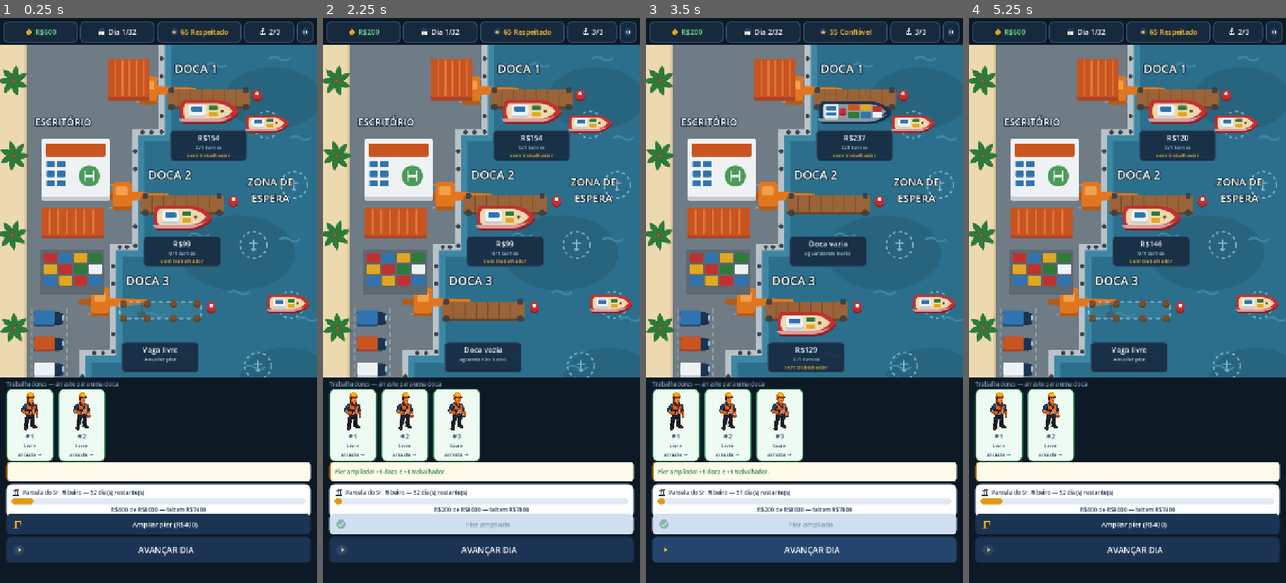
Above: before the commit, frames 1-4 (left to right).
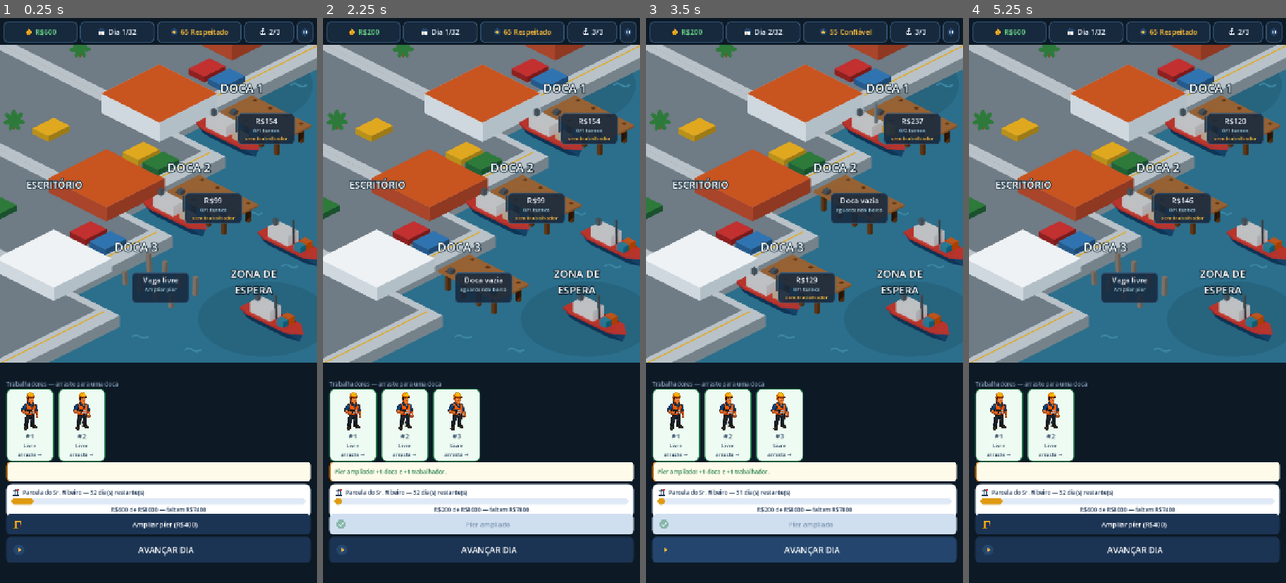
Above: after the commit, the same moments.

Repository: Brunoleon98/br-port
Game: Godot game, scene res://scenes/Main.tscn
Two runs of this game, one before a commit and one after it. Both use one fixed random seed, a clock stepped at 60 frames per second and the inputs below.
Inputs (mouse positions are in pixels of both pictures, inside the frame that each line leads up to):
- Up to frame 1 (0.25 s): no input
- Up to frame 2 (2.25 s): click "Ampliar píer (R$400)" at 0.5 s; click "AVANÇAR DIA" at 1.25 s; click "Comprar" at 2 s
- Up to frame 3 (3.5 s): click "AVANÇAR DIA" at 2.75 s
- Up to frame 4 (5.25 s): click "AVANÇAR DIA" at 3.5 s; click (1273, 29) at 4.25 s; click "Novo jogo (apaga progresso)" at 5 s

The runs differ from the first frame. In frame 1, 39% of the frame differs, in the area x 0-100%, y 4-64%; in frame 2, 40%; in frame 3, 40%; in frame 4, 39%.

Commit message:
Put the isometric port on screen
The art direction has been isometric since the 28th, but the game kept running
flat top-down because the sprites to migrate with did not exist: every batch
came back lying down, and on an isometric plane neither ground axis is
horizontal — both sit at 26.57° — so a boat drawn flat crosses the pier it is
moored to. Now the props come out of a script whose camera cannot be at the
wrong angle, so the migration has something to stand on.

Main.tscn draws porto_mapa_iso.svg with the pier, boat and scenery props
placed over it. GameState is untouched and all 33 assertions still pass; the
upgrade still lights the third berth, which was checked on a running build
rather than inferred.

Three things the migration turned up, all of them recorded in the briefing
because the next person will hit them again:

The map had the piers baked into it. What changes state during play cannot
live in the background, so gerar_mapa_iso.py grew --sem-pieres and the game's
map is generated without them; the three berths are props laid on top.

Height needed converting. The map treats height as free pixels — ALT_PIER is
15, ALT_CAIS is 26 — while Blender projects for real, where one unit of height
is 36.74 pixels. Rendering a pier without reconciling that puts it two and a
half times taller than the quay beside it, so the props now take their heights
in map pixels and convert in one place.

The berths are 180 pixels apart and a pier is about 155 tall, so pier and info
chip cannot stack. Water runs out at the screen edge on the first berth, and
the land to the left is where the buildings are, so the chip went onto the deck
instead, smaller, with the planking and piles left showing around it. The berth
also had to grow leftward to cover the moored boat, which is the obvious place
to drop a worker.

Co-Authored-By: Claude Opus 5 <noreply@anthropic.com>
Claude-Session: https://claude.ai/code/session_019u5RZ3eUcPEomcNVMuzr8K

Diff:
--- a/brport_vs/art/porto_mapa_iso.svg
+++ b/brport_vs/art/porto_mapa_iso.svg
@@ -35,48 +35,6 @@
   <polygon points="-508.0,222.0 272.0,612.0 -28.0,762.0 -808.0,372.0" fill="#b9c2c8"/>
   <polygon points="-523.0,229.5 218.0,600.0 -52.0,735.0 -793.0,364.5" fill="#6f7b85"/>
   <path d="M236.0,603.0 L-46.0,744.0" stroke="#e0a81f" stroke-width="2.5" fill="none"/>
-  <polygon points="707.0,180.5 635.0,216.5 635.0,231.5 707.0,195.5" fill="#633d20"/>
-  <polygon points="500.0,149.0 635.0,216.5 635.0,231.5 500.0,164.0" fill="#7a4d2a"/>
-  <polygon points="572.0,113.0 707.0,180.5 635.0,216.5 500.0,149.0" fill="#9a6438"/>
-  <path d="M594.5,124.2 L522.5,160.2" stroke="#633d20" stroke-width="1.8" fill="none"/>
-  <path d="M617.0,135.5 L545.0,171.5" stroke="#633d20" stroke-width="1.8" fill="none"/>
-  <path d="M639.5,146.8 L567.5,182.8" stroke="#633d20" stroke-width="1.8" fill="none"/>
-  <path d="M662.0,158.0 L590.0,194.0" stroke="#633d20" stroke-width="1.8" fill="none"/>
-  <path d="M684.5,169.2 L612.5,205.2" stroke="#633d20" stroke-width="1.8" fill="none"/>
-  <polygon points="584.3,114.3 574.7,119.2 574.7,128.2 584.3,123.3" fill="#2b3238"/>
-  <polygon points="564.2,113.9 574.7,119.2 574.7,128.2 564.2,122.9" fill="#3c4348"/>
-  <polygon points="573.8,109.1 584.3,114.3 574.7,119.2 564.2,113.9" fill="#4a535a"/>
-  <polygon points="530.3,141.3 520.7,146.2 520.7,155.2 530.3,150.3" fill="#2b3238"/>
-  <polygon points="510.2,140.9 520.7,146.2 520.7,155.2 510.2,149.9" fill="#3c4348"/>
-  <polygon points="519.8,136.1 530.3,141.3 520.7,146.2 510.2,140.9" fill="#4a535a"/>
-  <polygon points="587.0,360.5 515.0,396.5 515.0,411.5 587.0,375.5" fill="#633d20"/>
-  <polygon points="380.0,329.0 515.0,396.5 515.0,411.5 380.0,344.0" fill="#7a4d2a"/>
-  <polygon points="452.0,293.0 587.0,360.5 515.0,396.5 380.0,329.0" fill="#9a6438"/>
-  <path d="M474.5,304.2 L402.5,340.2" stroke="#633d20" stroke-width="1.8" fill="none"/>
-  <path d="M497.0,315.5 L425.0,351.5" stroke="#633d20" stroke-width="1.8" fill="none"/>
-  <path d="M519.5,326.8 L447.5,362.8" stroke="#633d20" stroke-width="1.8" fill="none"/>
-  <path d="M542.0,338.0 L470.0,374.0" stroke="#633d20" stroke-width="1.8" fill="none"/>
-  <path d="M564.5,349.2 L492.5,385.2" stroke="#633d20" stroke-width="1.8" fill="none"/>
-  <polygon points="464.3,294.4 454.7,299.2 454.7,308.2 464.3,303.4" fill="#2b3238"/>
-  <polygon points="444.2,293.9 454.7,299.2 454.7,308.2 444.2,302.9" fill="#3c4348"/>
-  <polygon points="453.8,289.1 464.3,294.4 454.7,299.2 444.2,293.9" fill="#4a535a"/>
-  <polygon points="410.3,321.4 400.7,326.2 400.7,335.2 410.3,330.4" fill="#2b3238"/>
-  <polygon points="390.2,320.9 400.7,326.2 400.7,335.2 390.2,329.9" fill="#3c4348"/>
-  <polygon points="399.8,316.1 410.3,321.4 400.7,326.2 390.2,320.9" fill="#4a535a"/>
-  <polygon points="467.0,540.5 395.0,576.5 395.0,591.5 467.0,555.5" fill="#633d20"/>
-  <polygon points="260.0,509.0 395.0,576.5 395.0,591.5 260.0,524.0" fill="#7a4d2a"/>
-  <polygon points="332.0,473.0 467.0,540.5 395.0,576.5 260.0,509.0" fill="#9a6438"/>
-  <path d="M354.5,484.2 L282.5,520.2" stroke="#633d20" stroke-width="1.8" fill="none"/>
-  <path d="M377.0,495.5 L305.0,531.5" stroke="#633d20" stroke-width="1.8" fill="none"/>
-  <path d="M399.5,506.8 L327.5,542.8" stroke="#633d20" stroke-width="1.8" fill="none"/>
-  <path d="M422.0,518.0 L350.0,554.0" stroke="#633d20" stroke-width="1.8" fill="none"/>
-  <path d="M444.5,529.2 L372.5,565.2" stroke="#633d20" stroke-width="1.8" fill="none"/>
-  <polygon points="344.3,474.3 334.7,479.2 334.7,488.2 344.3,483.3" fill="#2b3238"/>
-  <polygon points="324.2,473.9 334.7,479.2 334.7,488.2 324.2,482.9" fill="#3c4348"/>
-  <polygon points="333.8,469.1 344.3,474.3 334.7,479.2 324.2,473.9" fill="#4a535a"/>
-  <polygon points="290.3,501.3 280.7,506.2 280.7,515.2 290.3,510.3" fill="#2b3238"/>
-  <polygon points="270.2,500.9 280.7,506.2 280.7,515.2 270.2,509.9" fill="#3c4348"/>
-  <polygon points="279.8,496.1 290.3,501.3 280.7,506.2 270.2,500.9" fill="#4a535a"/>
   <polygon points="647.0,-59.5 527.0,0.5 527.0,34.5 647.0,-25.5" fill="#8f3822"/>
   <polygon points="407.0,-59.5 527.0,0.5 527.0,34.5 407.0,-25.5" fill="#a8452a"/>
   <polygon points="527.0,-119.5 647.0,-59.5 527.0,0.5 407.0,-59.5" fill="#c85420"/>
--- a/brport_vs/scenes/Main.tscn
+++ b/brport_vs/scenes/Main.tscn
@@ -2,9 +2,9 @@
 
 [ext_resource type="Script" path="res://scripts/Main.gd" id="1"]
 [ext_resource type="Theme" path="res://ui/tema_brport.tres" id="2"]
-[ext_resource type="Texture2D" path="res://art/porto_mapa.svg" id="3"]
+[ext_resource type="Texture2D" path="res://art/porto_mapa_iso.svg" id="3"]
 [ext_resource type="PackedScene" path="res://scenes/dock/Dock.tscn" id="4"]
-[ext_resource type="Texture2D" path="res://art/barco_pequeno.svg" id="5"]
+[ext_resource type="Texture2D" path="res://art/props/barco_medio.png" id="5"]
 [ext_resource type="Texture2D" path="res://art/icones/caixa.svg" id="ic_caixa"]
 [ext_resource type="Texture2D" path="res://art/icones/dia.svg" id="ic_dia"]
 [ext_resource type="Texture2D" path="res://art/icones/reputacao.svg" id="ic_reputacao"]
@@ -190,72 +190,68 @@
 layout_mode = 0
 offset_top = 62.0
 offset_right = 720.0
-offset_bottom = 814.0
+offset_bottom = 782.0
 mouse_filter = 2
 clip_contents = true
 
 [node name="Mapa" type="TextureRect" parent="MapaWrap"]
 layout_mode = 0
 offset_right = 720.0
-offset_bottom = 900.0
+offset_bottom = 720.0
 mouse_filter = 2
 texture = ExtResource("3")
 
 [node name="BarcoEspera1" type="TextureRect" parent="MapaWrap"]
 layout_mode = 0
-offset_left = 548.0
-offset_top = 152.0
+offset_left = 404.0
+offset_top = 214.0
+offset_right = 916.0
+offset_bottom = 726.0
+mouse_filter = 2
+texture = ExtResource("5")
+
+[node name="BarcoEspera2" type="TextureRect" parent="MapaWrap"]
+layout_mode = 0
+offset_left = 364.0
+offset_top = 384.0
+offset_right = 876.0
+offset_bottom = 896.0
+mouse_filter = 2
+texture = ExtResource("5")
+
+[node name="Docas" type="Control" parent="MapaWrap"]
+layout_mode = 0
+offset_right = 720.0
+offset_bottom = 720.0
+mouse_filter = 2
+
+[node name="Doca0" parent="MapaWrap/Docas" instance=ExtResource("4")]
+layout_mode = 0
+offset_left = 448.0
+offset_top = 96.0
+offset_right = 710.0
+offset_bottom = 264.0
+
+[node name="Doca1" parent="MapaWrap/Docas" instance=ExtResource("4")]
+layout_mode = 0
+offset_left = 328.0
+offset_top = 276.0
+offset_right = 590.0
+offset_bottom = 444.0
+
+[node name="Doca2" parent="MapaWrap/Docas" instance=ExtResource("4")]
+layout_mode = 0
+offset_left = 208.0
+offset_top = 456.0
+offset_right = 470.0
+offset_bottom = 624.0
+
+[node name="LblDoca1" type="Label" parent="MapaWrap"]
+layout_mode = 0
+offset_left = 500.0
+offset_top = 78.0
 offset_right = 664.0
-offset_bottom = 208.0
-mouse_filter = 2
-texture = ExtResource("5")
-expand_mode = 1
-stretch_mode = 5
-
-[node name="BarcoEspera2" type="TextureRect" parent="MapaWrap"]
-layout_mode = 0
-offset_left = 596.0
-offset_top = 560.0
-offset_right = 712.0
-offset_bottom = 616.0
-mouse_filter = 2
-texture = ExtResource("5")
-expand_mode = 1
-stretch_mode = 5
-
-[node name="Docas" type="Control" parent="MapaWrap"]
-layout_mode = 0
-offset_right = 720.0
-offset_bottom = 900.0
-mouse_filter = 2
-
-[node name="Doca0" parent="MapaWrap/Docas" instance=ExtResource("4")]
-layout_mode = 0
-offset_left = 374.0
-offset_top = 92.0
-offset_right = 574.0
-offset_bottom = 256.0
-
-[node name="Doca1" parent="MapaWrap/Docas" instance=ExtResource("4")]
-layout_mode = 0
-offset_left = 314.0
-offset_top = 332.0
-offset_right = 514.0
-offset_bottom = 496.0
-
-[node name="Doca2" parent="MapaWrap/Docas" instance=ExtResource("4")]
-layout_mode = 0
-offset_left = 264.0
-offset_top = 572.0
-offset_right = 464.0
-offset_bottom = 736.0
-
-[node name="LblDoca1" type="Label" parent="MapaWrap"]
-layout_mode = 0
-offset_left = 396.0
-offset_top = 34.0
-offset_right = 596.0
-offset_bottom = 72.0
+offset_bottom = 112.0
 mouse_filter = 2
 text = "DOCA 1"
 theme_override_colors/font_color = Color(1, 1, 1, 1)
@@ -265,10 +261,10 @@
 
 [node name="LblDoca2" type="Label" parent="MapaWrap"]
 layout_mode = 0
-offset_left = 336.0
-offset_top = 274.0
-offset_right = 536.0
-offset_bottom = 312.0
+offset_left = 380.0
+offset_top = 258.0
+offset_right = 544.0
+offset_bottom = 292.0
 mouse_filter = 2
 text = "DOCA 2"
 theme_override_colors/font_color = Color(1, 1, 1, 1)
@@ -278,10 +274,10 @@
 
 [node name="LblDoca3" type="Label" parent="MapaWrap"]
 layout_mode = 0
-offset_left = 286.0
-offset_top = 514.0
-offset_right = 486.0
-offset_bottom = 552.0
+offset_left = 260.0
+offset_top = 438.0
+offset_right = 424.0
+offset_bottom = 472.0
 mouse_filter = 2
 text = "DOCA 3"
 theme_override_colors/font_color = Color(1, 1, 1, 1)
@@ -291,10 +287,10 @@
 
 [node name="LblZona" type="Label" parent="MapaWrap"]
 layout_mode = 0
-offset_left = 516.0
-offset_top = 292.0
-offset_right = 712.0
-offset_bottom = 364.0
+offset_left = 476.0
+offset_top = 500.0
+offset_right = 676.0
+offset_bottom = 572.0
 mouse_filter = 2
 text = "ZONA DE
 ESPERA"
@@ -306,10 +302,10 @@
 
 [node name="LblEscritorio" type="Label" parent="MapaWrap"]
 layout_mode = 0
-offset_left = 80.0
-offset_top = 158.0
-offset_right = 320.0
-offset_bottom = 194.0
+offset_left = 60.0
+offset_top = 300.0
+offset_right = 300.0
+offset_bottom = 336.0
 mouse_filter = 2
 text = "ESCRITÓRIO"
 theme_override_colors/font_color = Color(1, 1, 1, 1)
--- a/brport_vs/scenes/dock/Dock.tscn
+++ b/brport_vs/scenes/dock/Dock.tscn
@@ -21,35 +21,33 @@
 content_margin_bottom = 5.0
 
 [node name="Dock" type="Control"]
-custom_minimum_size = Vector2(200, 164)
-offset_right = 200.0
-offset_bottom = 164.0
+custom_minimum_size = Vector2(262, 168)
+offset_right = 262.0
+offset_bottom = 168.0
 script = ExtResource("1")
 
 [node name="Pier" type="TextureRect" parent="."]
 layout_mode = 0
-offset_right = 200.0
-offset_bottom = 58.0
+offset_left = -100.0
+offset_top = -172.0
+offset_right = 412.0
+offset_bottom = 340.0
 mouse_filter = 2
-expand_mode = 1
-stretch_mode = 5
 
 [node name="Barco" type="TextureRect" parent="."]
 layout_mode = 0
-offset_left = 6.0
-offset_top = 24.0
-offset_right = 194.0
-offset_bottom = 100.0
+offset_left = -184.0
+offset_top = -130.0
+offset_right = 328.0
+offset_bottom = 382.0
 mouse_filter = 2
-expand_mode = 1
-stretch_mode = 5
 
 [node name="Chip" type="PanelContainer" parent="."]
 layout_mode = 0
-offset_left = 12.0
-offset_top = 100.0
-offset_right = 188.0
-offset_bottom = 162.0
+offset_left = 92.0
+offset_top = 58.0
+offset_right = 222.0
+offset_bottom = 106.0
 mouse_filter = 2
 theme_override_styles/panel = SubResource("chip")
 
--- a/brport_vs/scripts/Dock.gd
+++ b/brport_vs/scripts/Dock.gd
@@ -11,15 +11,18 @@
 # A árvore de nós mora em Dock.tscn e o estilo no tema. Este script não
 # constrói nem pinta nada: só escolhe qual textura e qual texto valem agora.
 
-const ArtePierPronto := preload("res://art/pier_construido.svg")
-const ArtePierVazio := preload("res://art/pier_vazio.svg")
+# Props ISOMÉTRICOS, gerados por tools/gerar_props_iso.py. São quadros de 512
+# cujo centro é a origem do mundo — a cena os ancora por aí, então trocar de
+# textura nunca desloca o píer.
+const ArtePierPronto := preload("res://art/props/pier_construido.png")
+const ArtePierVazio := preload("res://art/props/pier_vazio.png")
 
-# Barcos em vetor CHAPADO, vistos de cima — não os PNGs ilustrados em 3/4.
-# Sobre um mapa topo-down, sprite em 3/4 não é escolha de estilo, é erro de
-# perspectiva: o barco fica boiando por cima do mapa em vez de dentro dele.
-# Os PNGs ilustrados continuam no repositório, para painéis e retratos.
-const ArteGrande := preload("res://art/barco_grande.svg")
-const ArtePequeno := preload("res://art/barco_pequeno.svg")
+# Os dois barcos partilham o mesmo casco e diferem pela carga. Não são sprites
+# ilustrados em 3/4: aqueles têm a perspectiva assada dentro da imagem e ficam
+# atravessados em cima de um píer isométrico, que é o erro que já custou duas
+# levas de arte.
+const ArteGrande := preload("res://art/props/barco_grande.png")
+const ArtePequeno := preload("res://art/props/barco_pequeno.png")
 
 var dock_index: int = -1
 
Binary file added: brport_vs/art/props/barco_grande.png
Not shown, added: brport_vs/art/props/barco_grande.png.import
Binary file added: brport_vs/art/props/barco_medio.png
Not shown, added: brport_vs/art/props/barco_medio.png.import
Binary file added: brport_vs/art/props/barco_pequeno.png
Not shown, added: brport_vs/art/props/barco_pequeno.png.import
Binary file added: brport_vs/art/props/boia.png
Not shown, added: brport_vs/art/props/boia.png.import
Binary file added: brport_vs/art/props/caixote.png
Not shown, added: brport_vs/art/props/caixote.png.import
Binary file added: brport_vs/art/props/conteiner.png
Not shown, added: brport_vs/art/props/conteiner.png.import
(and 26 more such lines)
